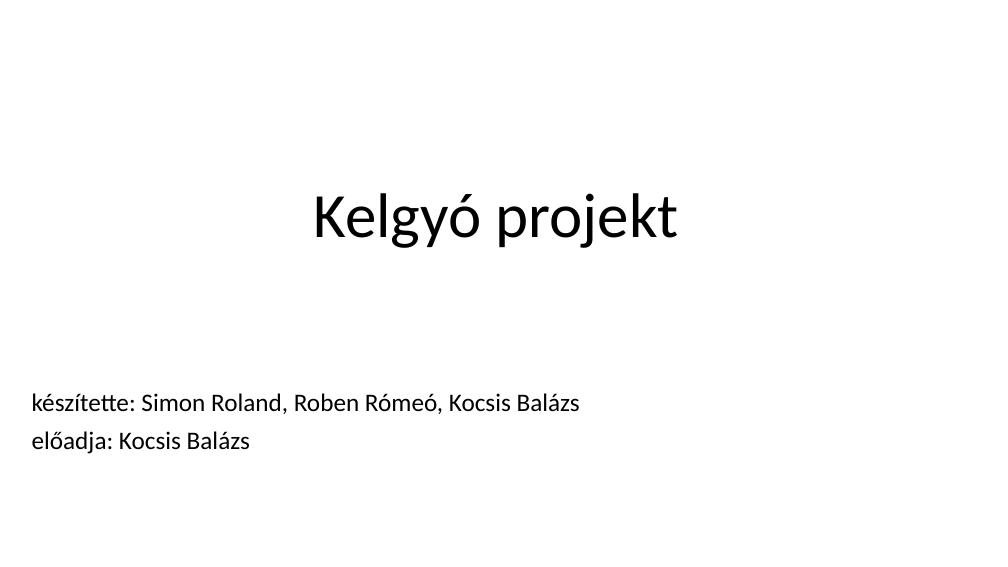
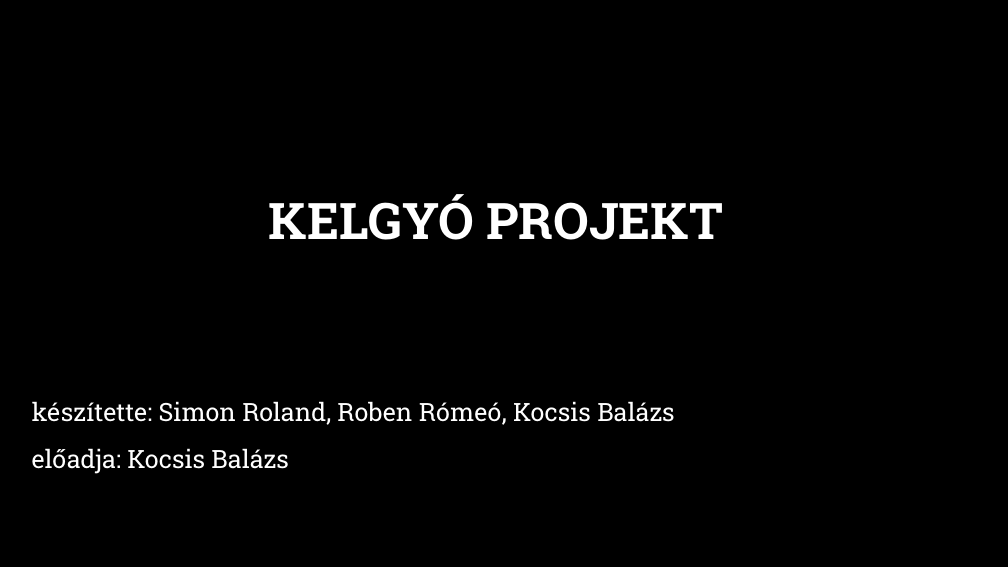
Before and after one commit to kizsi2019/KA_12D, a slide deck: slide 1 of Kocsis Balázs Tamás/ppt/Kelgyó projekt.pptx. Drawn at 1008x567 pixels with LibreOffice and Linux fonts; fonts in the diff are those of the drawing; background and template pictures are left out. Boxes give left, top, right and bottom in pixels: in the first picture for what was removed or moved away, otherwise in the second. Text is boxed around its words. In the diff, an @@ line names an element or a change of style, - is before the commit and + after.

```diff
--- a/Kocsis Balázs Tamás/ppt/Kelgyó projekt.pptx
+++ b/Kocsis Balázs Tamás/ppt/Kelgyó projekt.pptx
@@ background #FFFFFF to picture (left out) @@
@@ title at bbox=[269, 194, 723, 240]: text changed; size 60 to 48 pt; font Calibri to Roboto Slab; text colour #000000 to #FFFFFF; bold on @@
-Kelgyó projekt
+KELGYÓ PROJEKT
@@ subtitle "készítette: Simon Roland, Roben Rómeó, ..." at bbox=[32, 401, 675, 474]: font Calibri to Roboto Slab, text colour #000000 to #FFFFFF; line spacing 0.9 to 1.2 @@
```
Also in this commit, not shown: 6 other slides changed, 2 slides added, 2 slides removed, 2 other files.
